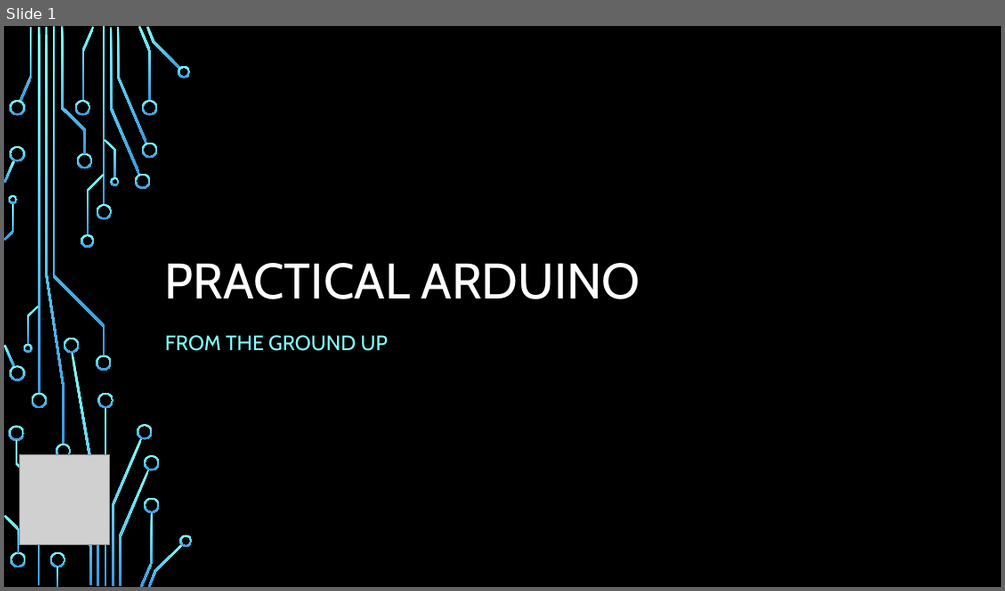
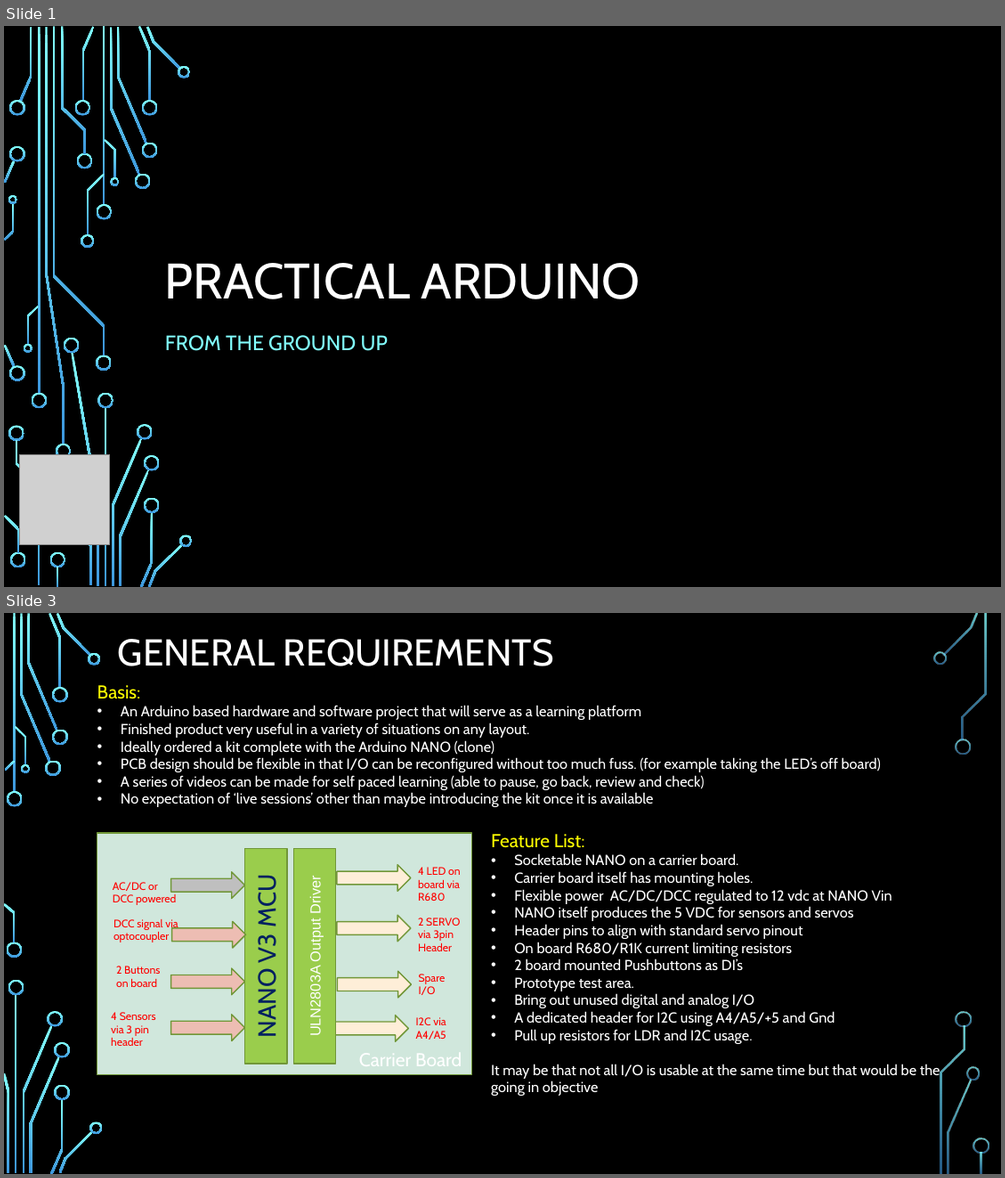
Before and after one commit to Alan-Lomax/MERG-SIG-Presentations, a slide deck: Practical Arduino - Ground Up.pptx. Shown one above the other, each under a label of ours: slide 1 before the commit, slides 1 and 3 after it; the slides between them are not shown. The pictures are 1005x591 and 1005x1178 pixels, drawn with LibreOffice and Linux fonts; fonts in the diff are those of the drawing; grey boxes stand for pictures; background and template pictures are left out. Boxes give left, top, right and bottom in pixels: in the first picture for what was removed or moved away, otherwise in the second. Text is boxed around its words. In the diff, an @@ line names an element or a change of style, - is before the commit and + after.

Commit message:
Update Practical Arduino - Ground Up.pptx
Spent some time firming up requirements and putting words around them prior to commencing schematic and board design.

```diff
--- a/Practical Arduino - Ground Up.pptx
+++ b/Practical Arduino - Ground Up.pptx
@@ slide 3 added at (x1=4, y1=613, x2=1001, y2=1174), background picture (left out) @@
@@ title added at (x1=118, y1=639, x2=554, y2=666), 36 pt, text #FFFFFF @@
+GENERAL REQUIREMENTS
@@ text added at (x1=97, y1=685, x2=881, y2=807), 14 pt, text #FFFFFF @@
+Basis:
+• An Arduino based hardware and software project that will serve as a learning platform
+• Finished product very useful in a variety of situations on any layout.
+• Ideally ordered a kit complete with the Arduino NANO (clone)
+• PCB design should be flexible in that I/O can be reconfigured without too much fuss. (for example taking the LED’s off board)
+• A series of videos can be made for self paced learning (able to pause, go back, review and check)
+• No expectation of ‘live sessions’ other than maybe introducing the kit once it is available
@@ group added at (x1=97, y1=833, x2=471, y2=1074): 8 texts, 7 left arrows, 3 rectangles @@
+NANO V3 MCU
+Carrier Board
+4 LED on board via R680
+2 SERVO via 3pin Header
+I2C via A4/A5
+2 Buttons on board
+DCC signal via optocoupler
+4 Sensors via 3 pin header
+AC/DC or DCC powered
+ULN2803A Output Driver
@@ text added at (x1=491, y1=834, x2=940, y2=1095), 14 pt, text #FFFFFF @@
+Feature List:
+• Socketable NANO on a carrier board.
+• Carrier board itself has mounting holes.
+• Flexible power AC/DC/DCC regulated to 12 vdc at NANO Vin
+• NANO itself produces the 5 VDC for sensors and servos
+• Header pins to align with standard servo pinout
+• On board R680/R1K current limiting resistors
+• 2 board mounted Pushbuttons as DI’s
+• Prototype test area.
+• Bring out unused digital and analog I/O
+• A dedicated header for I2C using A4/A5/+5 and Gnd
+• Pull up resistors for LDR and I2C usage.
+It may be that not all I/O is usable at the same time but that would be the going in objective
@@ left arrow added at (x1=338, y1=971, x2=412, y2=997), fill #FEEED8, outline #729838 1.25 pt @@
@@ text added at (x1=419, y1=973, x2=445, y2=995), 10.5 pt, text #FF0000 @@
+Spare I/O
@@ group added at (x1=4, y1=613, x2=989, y2=1174): 33 freeform shapes, 3 rectangles @@
```
Also in this commit, not shown: 1 other slide added, 3 slides removed.
